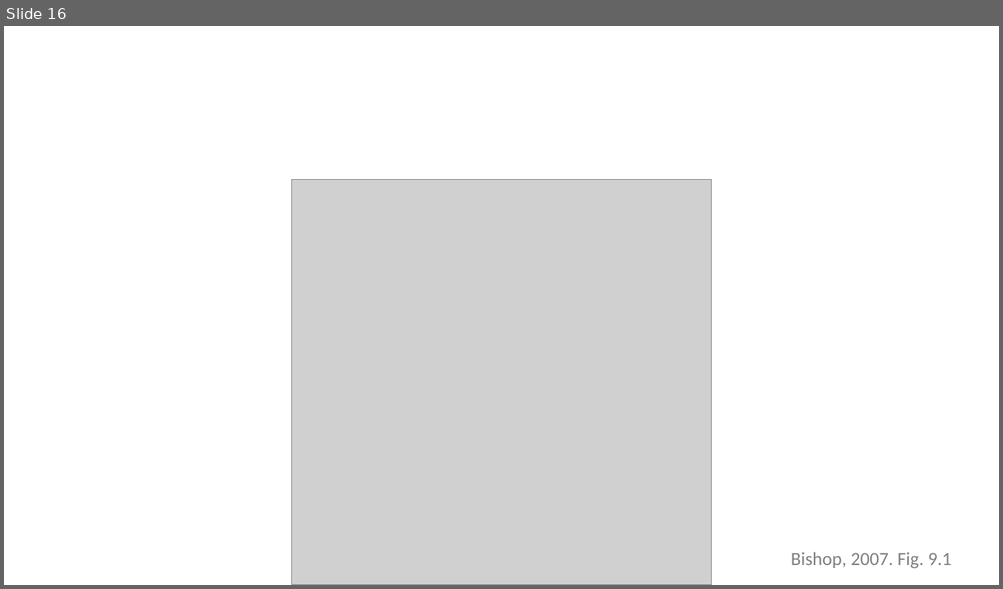
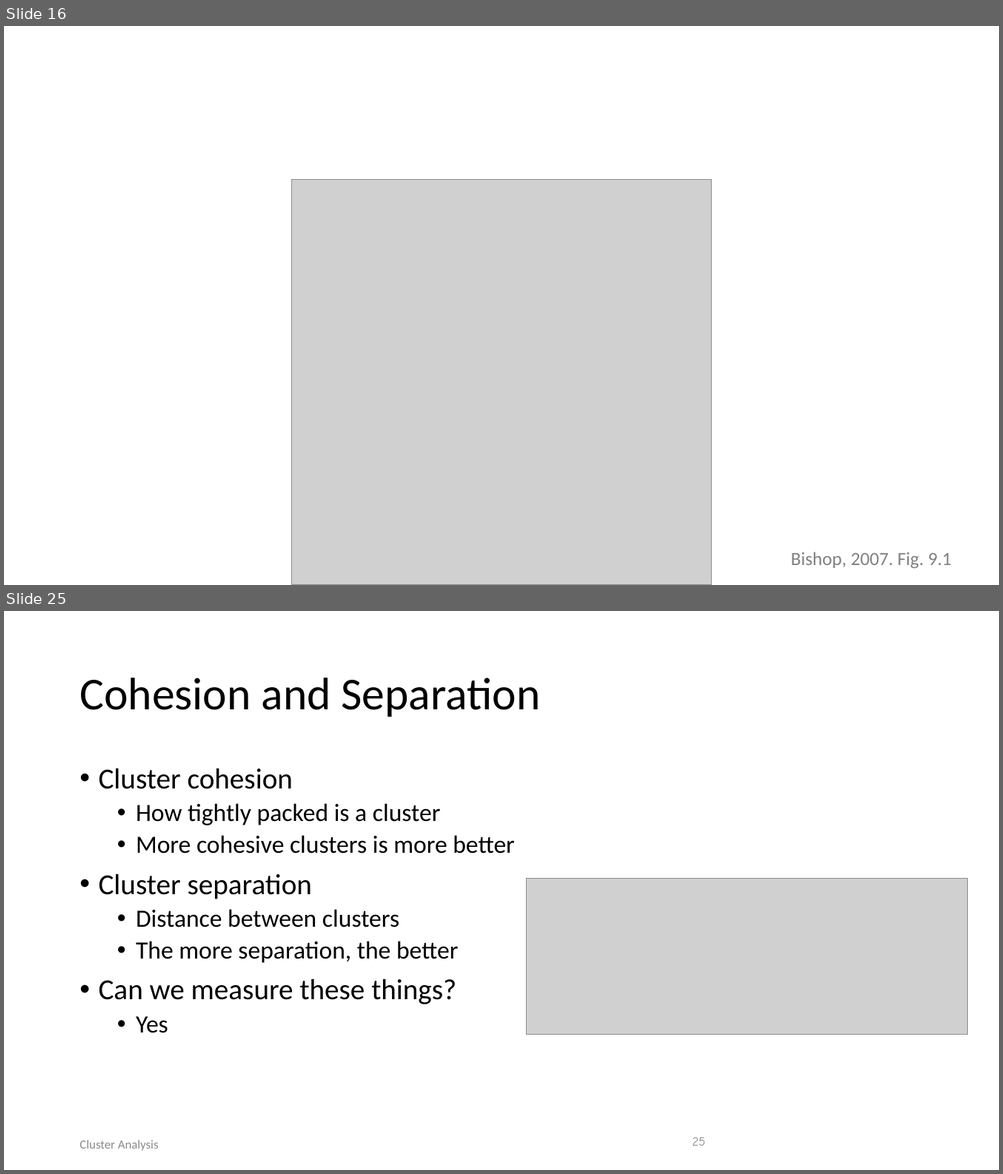
Before and after one commit to mathphysmx/teaching-ml, a slide deck: slides/04_ML_K-Means.pptx. Shown one above the other, each under a label of ours: slide 16 before the commit, slides 16 and 25 after it; the slides between them are not shown. The pictures are 1003x589 and 1003x1174 pixels, drawn with LibreOffice and Linux fonts; fonts in the diff are those of the drawing; grey boxes stand for pictures. Boxes give left, top, right and bottom in pixels: in the first picture for what was removed or moved away, otherwise in the second. Text is boxed around its words. In the diff, an @@ line names an element or a change of style, - is before the commit and + after.

```diff
--- a/slides/04_ML_K-Means.pptx
+++ b/slides/04_ML_K-Means.pptx
@@ slide 25 added at (x1=4, y1=611, x2=999, y2=1170), background #FFFFFF @@
@@ title added at (x1=79, y1=678, x2=540, y2=717), 44 pt, text #000000 @@
+Cohesion and Separation
@@ text added at (x1=99, y1=768, x2=515, y2=1034), 24 pt, text #000000 @@
+• Cluster cohesion
+  • How tightly packed is a cluster
+  • More cohesive clusters is more better
+• Cluster separation
+  • Distance between clusters
+  • The more separation, the better
+• Can we measure these things?
+  • Yes
@@ picture added at (x1=526, y1=878, x2=968, y2=1034) @@
@@ text added at (x1=79, y1=1140, x2=159, y2=1151), 12 pt, text #8C8C8C @@
+Cluster Analysis
@@ page number added at (x1=692, y1=1138, x2=706, y2=1146), 12 pt, text #8C8C8C @@
+25
```
Also in this commit, not shown: 2 slides changed, 15 other slides added, 3 other files.
